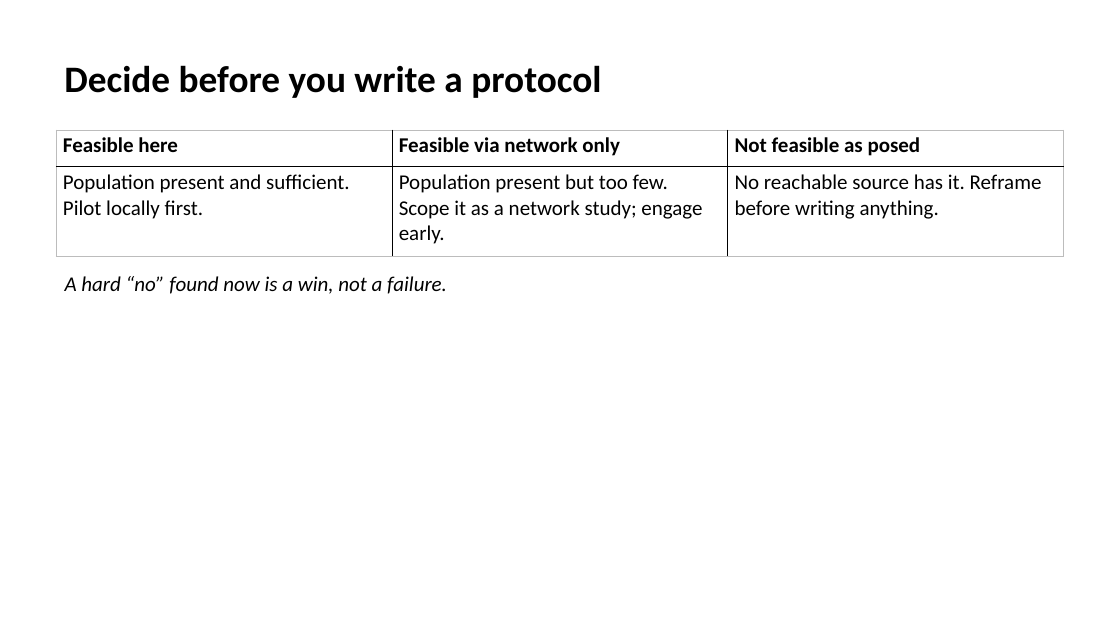
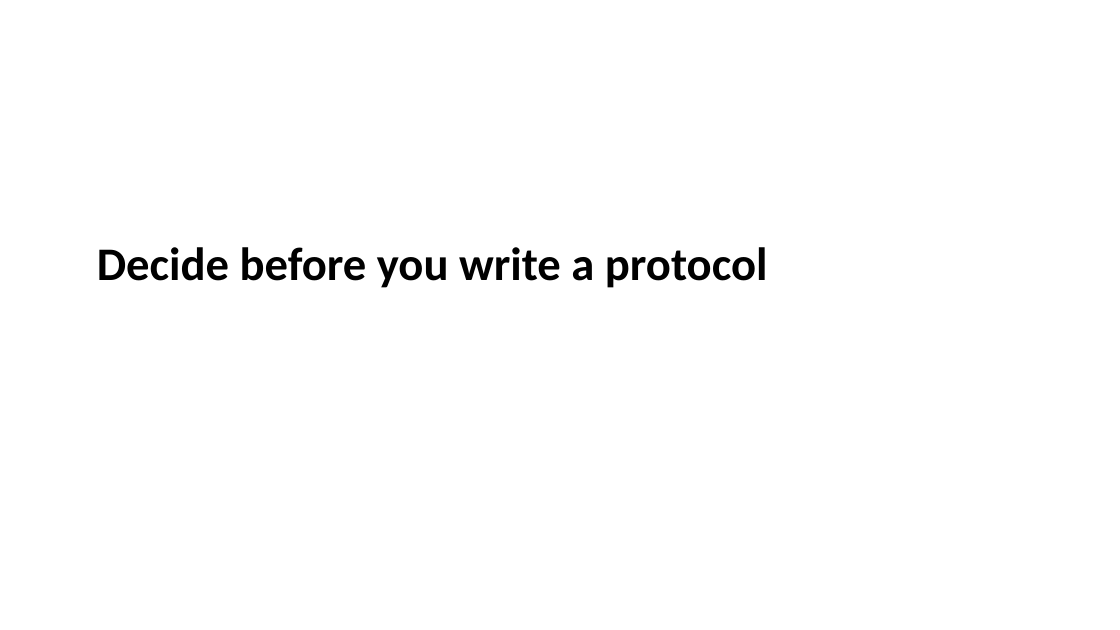
Before and after one commit to ALSTDI/ALS-RWE, a slide deck: slide 19 of docs/free-rwe-resources/train-the-trainer/training/feasibility-first/kit/Feasibility-Instructor-Deck-with-Notes.pptx. Drawn at 1120x630 pixels with LibreOffice and Linux fonts; fonts in the diff are those of the drawing. Boxes give left, top, right and bottom in pixels: in the first picture for what was removed or moved away, otherwise in the second. Text is boxed around its words. In the diff, an @@ line names an element or a change of style, - is before the commit and + after.

Commit message:
update train the trainer w ALS only

```diff
--- a/docs/free-rwe-resources/train-the-trainer/training/feasibility-first/kit/Feasibility-Instructor-Deck-with-Notes.pptx
+++ b/docs/free-rwe-resources/train-the-trainer/training/feasibility-first/kit/Feasibility-Instructor-Deck-with-Notes.pptx
@@ table removed at (56, 130, 1065, 256), 2 rows, 3 columns @@
-Feasible here | Feasible via network only | Not feasible as posed
-Population present and sufficient. Pilot locally first. | Population present but too few. Scope it as a network study; engage early. | No reachable source has it. Reframe before writing anything.
@@ title "Decide before you write a ...": place and size @@
-title "Decide before you write a ..." at (64, 65, 601, 98)
+title "Decide before you write a ..." at (97, 247, 768, 288)
@@ title "Decide before you write a ..." at (97, 247, 768, 288): size 32 to 40 pt; vertical alignment middle to bottom @@
@@ text removed at (65, 276, 447, 294) @@
-A hard “no” found now is a win, not a failure.
```
Also in this commit, not shown: 4 other slides changed, 15 slides added, 15 slides removed, 59 other files.
